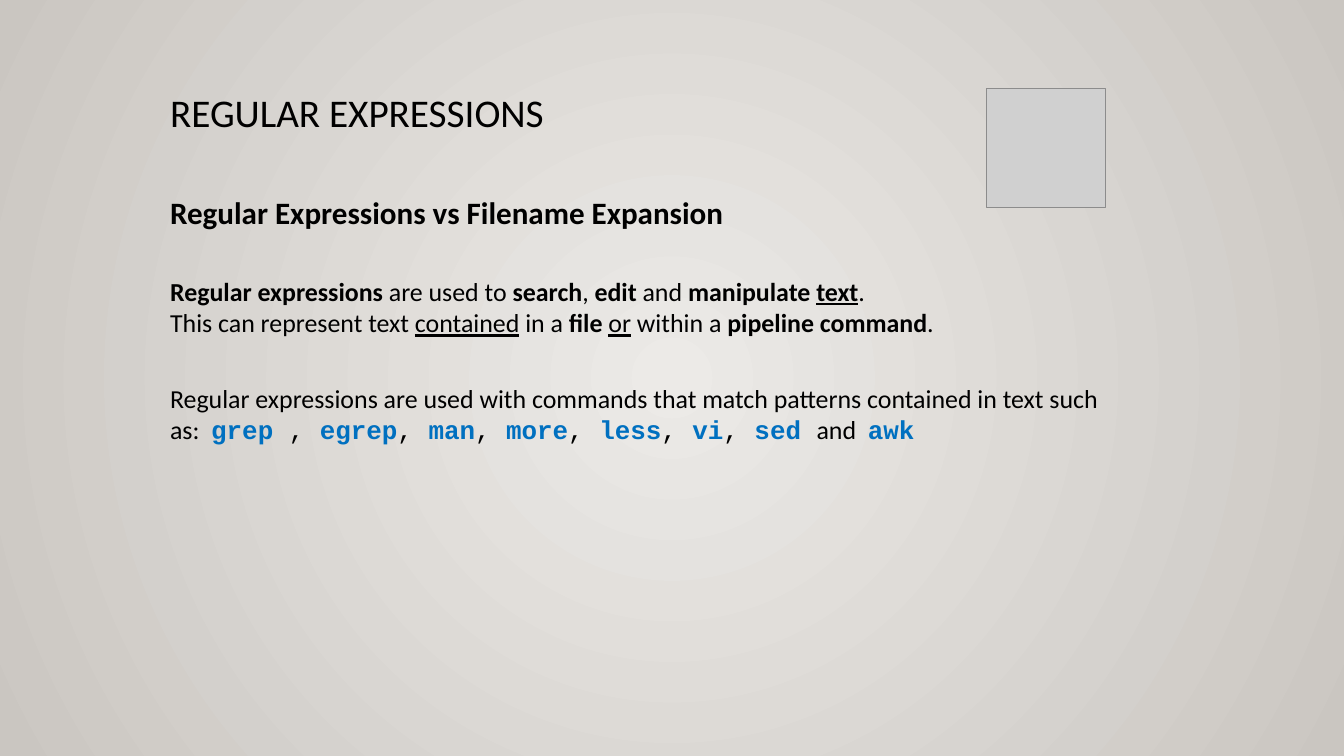
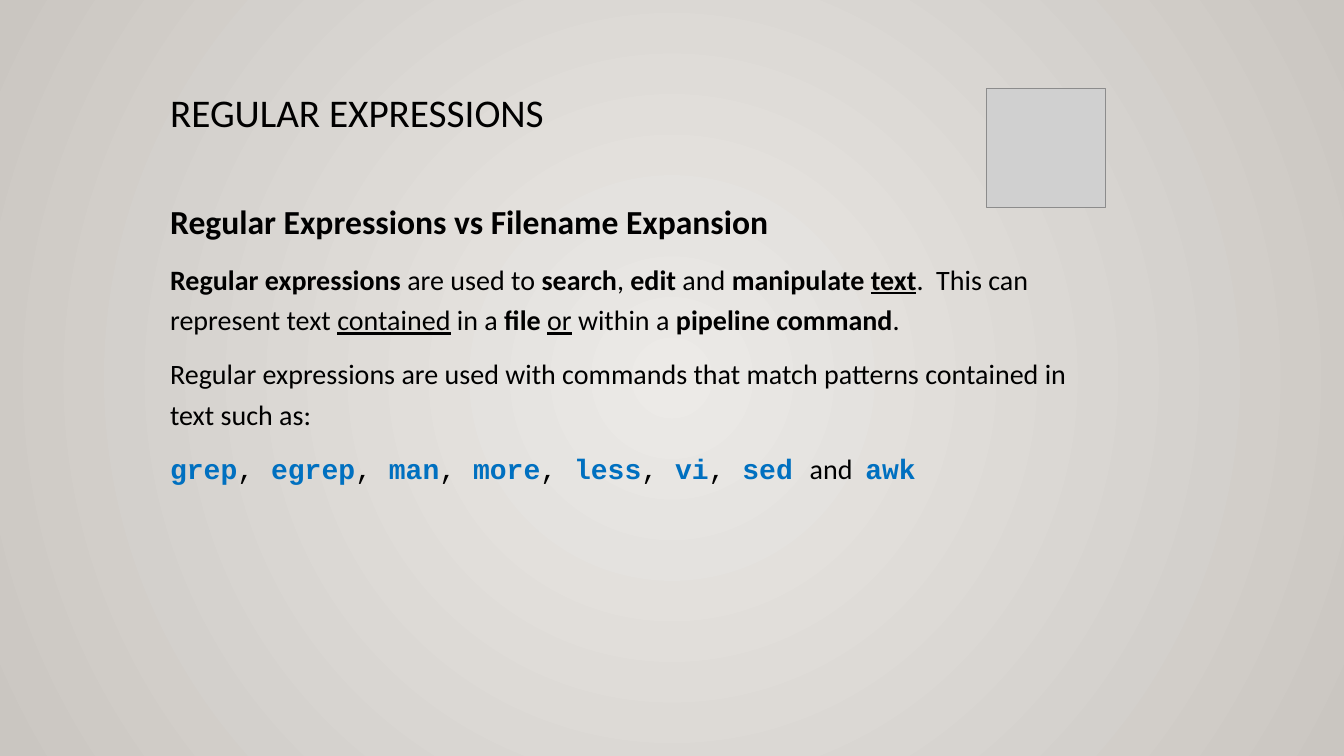
Before and after one commit to ULI101/slides, a slide deck: slide 5 of ULI101-9.1.pptx. Drawn at 1344x756 pixels with LibreOffice and Linux fonts; fonts in the diff are those of the drawing; grey boxes stand for pictures. Boxes give left, top, right and bottom in pixels: in the first picture for what was removed or moved away, otherwise in the second. Text is boxed around its words. In the diff, an @@ line names an element or a change of style, - is before the commit and + after.

```diff
--- a/ULI101-9.1.pptx
+++ b/ULI101-9.1.pptx
@@ text at (170,210,1028,335): size 22.2 to 24 pt in "Regular Expressions vs Filename Expansion"; size 18.5 to 20 pt in "Regular expressions are used to search, edit ..."; line spacing 1 to 1.2 @@
@@ text at (170,364,1066,485): text changed; size 18.5 to 20 pt @@
-Regular expressions are used with commands that match patterns contained in text such as: grep , egrep, man, more, less, vi, sed and awk
+Regular expressions are used with commands that match patterns contained in text such as:
+grep, egrep, man, more, less, vi, sed and awk
```
Also in this commit, not shown: 11 other slides changed, 2 other files.
